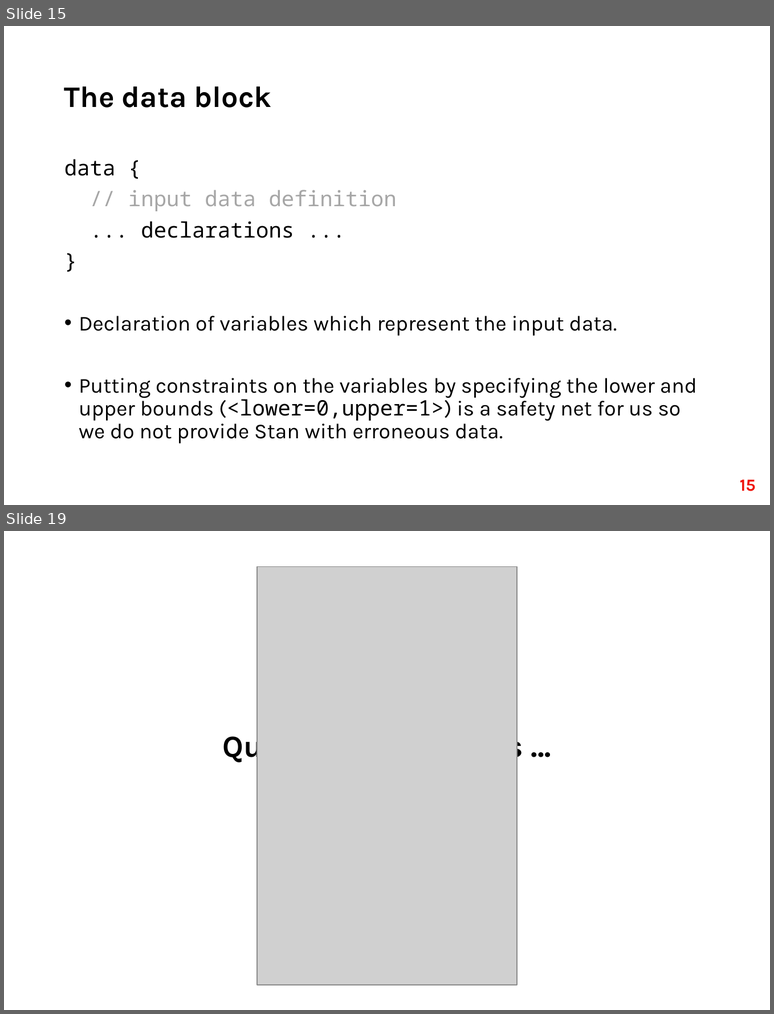
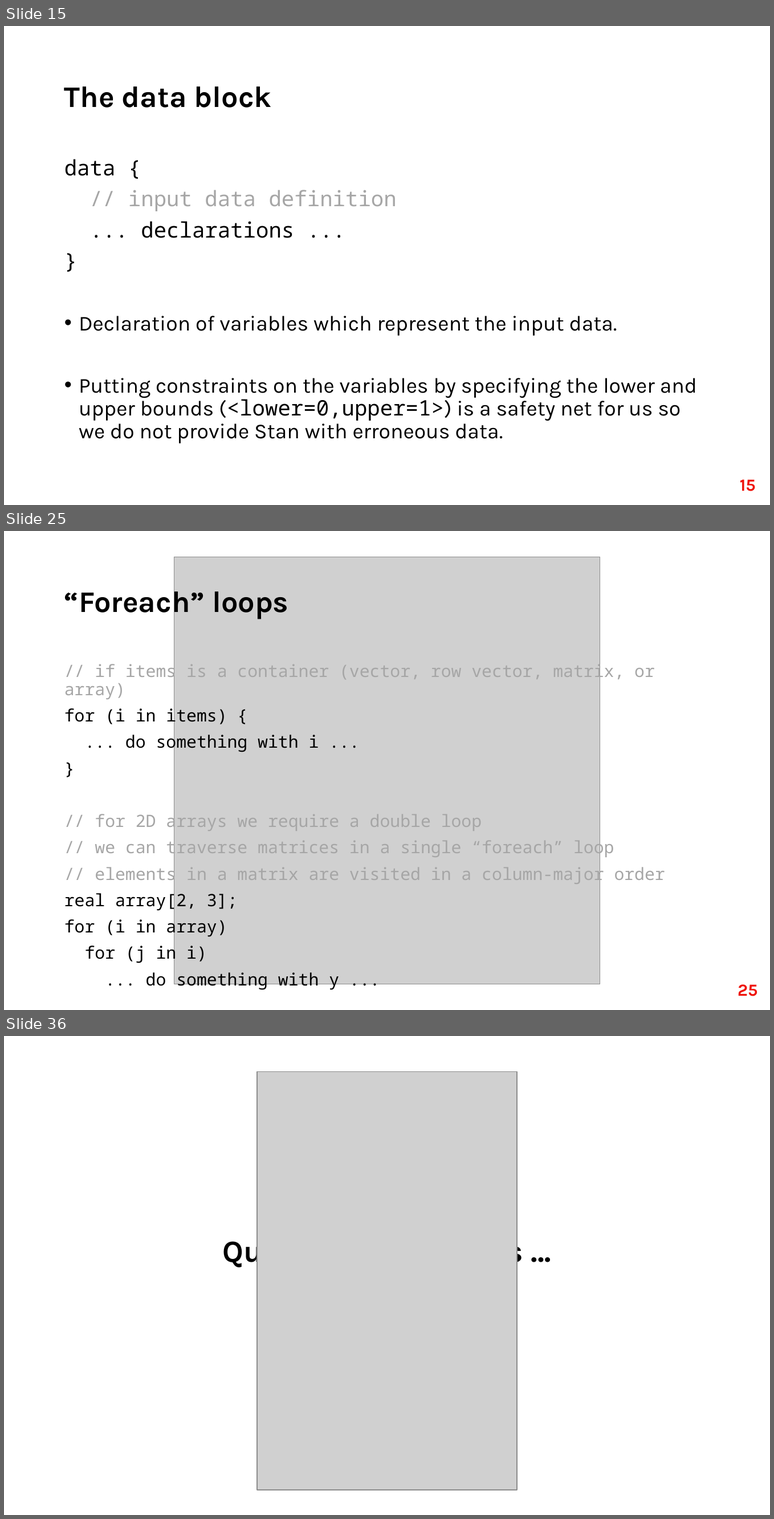
Before and after one commit to fri-datascience/course_bs, a slide deck: Session_03_Probabilistic_programming/Probabilistic_programming.pptx. Shown one above the other, each under a label of ours: slides 15 and 19 before the commit, slides 15, 25 and 36 after it; the slides between them are not shown. The pictures are 774x1014 and 774x1519 pixels, drawn with LibreOffice and Linux fonts; fonts in the diff are those of the drawing; grey boxes stand for pictures. Boxes give left, top, right and bottom in pixels: in the first picture for what was removed or moved away, otherwise in the second. Text is boxed around its words. In the diff, an @@ line names an element or a change of style, - is before the commit and + after.

```diff
--- a/Session_03_Probabilistic_programming/Probabilistic_programming.pptx
+++ b/Session_03_Probabilistic_programming/Probabilistic_programming.pptx
@@ slide 25 added at [4, 531, 770, 1010], background #FFFFFF @@
@@ picture added at [174, 557, 600, 984] @@
@@ title added at [64, 585, 288, 619], 28 pt, text #000000, bold @@
+“Foreach” loops
@@ text added at [64, 661, 665, 964], 16 pt, text #A6A6A6 @@
+// if items is a container (vector, row vector, matrix, or array)
+for (i in items) {
+... do something with i ...
+}
+// for 2D arrays we require a double loop
+// we can traverse matrices in a single “foreach” loop
+// elements in a matrix are visited in a column-major order
+real array[2, 3];
+for (i in array)
+for (j in i)
+... do something with y ...
@@ page number added at [738, 984, 758, 996], 16 pt, text #EF1209, bold @@
+25
@@ what was slide 19 is now slide 36 @@
```
Also in this commit, not shown: 4 slides changed, 16 other slides added, 2 other files.
